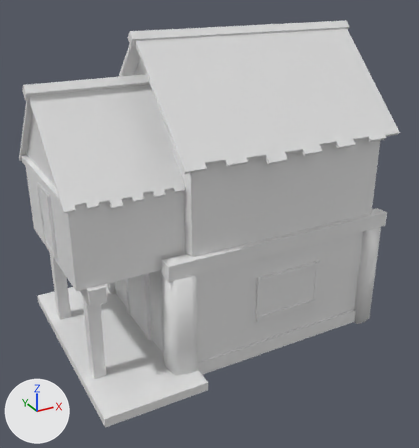
One commit to the FBX model Assets/Medieval Village (Wood)/Meshes/Build_House.fbx: the scene before it, then after it.
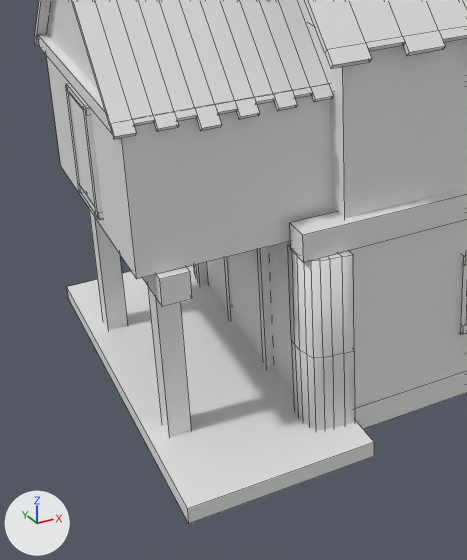
There are two pictures of each version: one whole from a camera (50 mm lens) standing at (-4.29, -8.91, 5.67) and looking at (-0.2, -1.49, 1.95), one close up on the part from 0% to 62% of the width and 30% to 100% of the height. The axes (+X, +Y, +Z) are drawn at lower left. The lights are the same throughout. The close-ups show mesh edges as thin lines. Where no turn or scale is listed for an object, it has been applied to the vertices. Vertices at the same position are counted once.

In view in the first close-up: 'Beams', 'Cube', 'Cube.001', 'Cube.006', 'Doors', 'Plane.007', 'Roof', 'StoneBottom', 'WoodTop'.
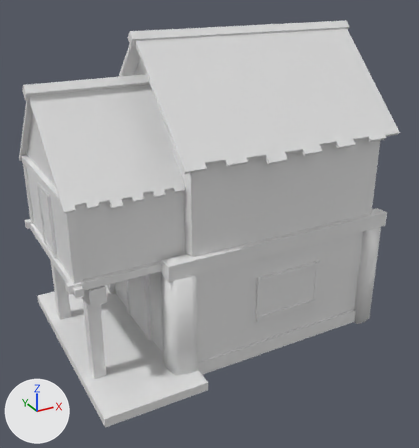
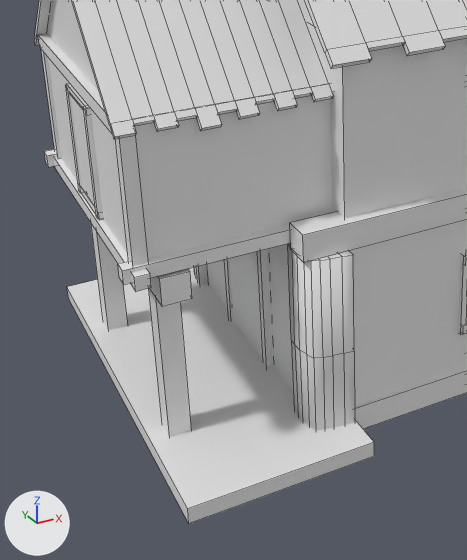
Boxes (x1, y1, x2, y2) around the edits, measured in the close-ups (467 x 560 px):
part 1 of me_cube_037, added
    after: (54, 157, 151, 292)
part 2 of me_cube_037, added
    after: (44, 149, 57, 167)
part 3 of me_cube_037, added
    after: (118, 225, 291, 285)
part 4 of me_cube_037, added
    after: (115, 135, 148, 266)
part 5 of me_cube_037, added
    after: (41, 50, 61, 159)

The change, as a list of edits to the scene's bpy script:
```text
Change me_cube_037:
    where me_cube_037.from_pydata(...)  # 136 vertices, 102 faces; spans x -6.77..-1.54, y -1.98..0.91, z -2.07..2.79
    used by ob_beams; location = (4.004, -0.707, 2.115)
    me_cube_037 part 1: a new loose piece, a box spanning x -6.71..-6.6, y -1.82..0.76, z -0.26..-0.15
    me_cube_037 part 2: a new loose piece, a box spanning x -6.77..-4.19, y 0.57..0.68, z -0.23..-0.12
    me_cube_037 part 3: a new loose piece, a box spanning x -6.77..-4.19, y -1.74..-1.63, z -0.23..-0.12
    me_cube_037 part 4: a new loose piece, a box spanning x -6.68..-6.57, y -1.72..-1.6, z -0.15..0.9
    me_cube_037 part 5: a new loose piece, a box spanning x -6.68..-6.57, y 0.53..0.64, z -0.15..0.9
```
